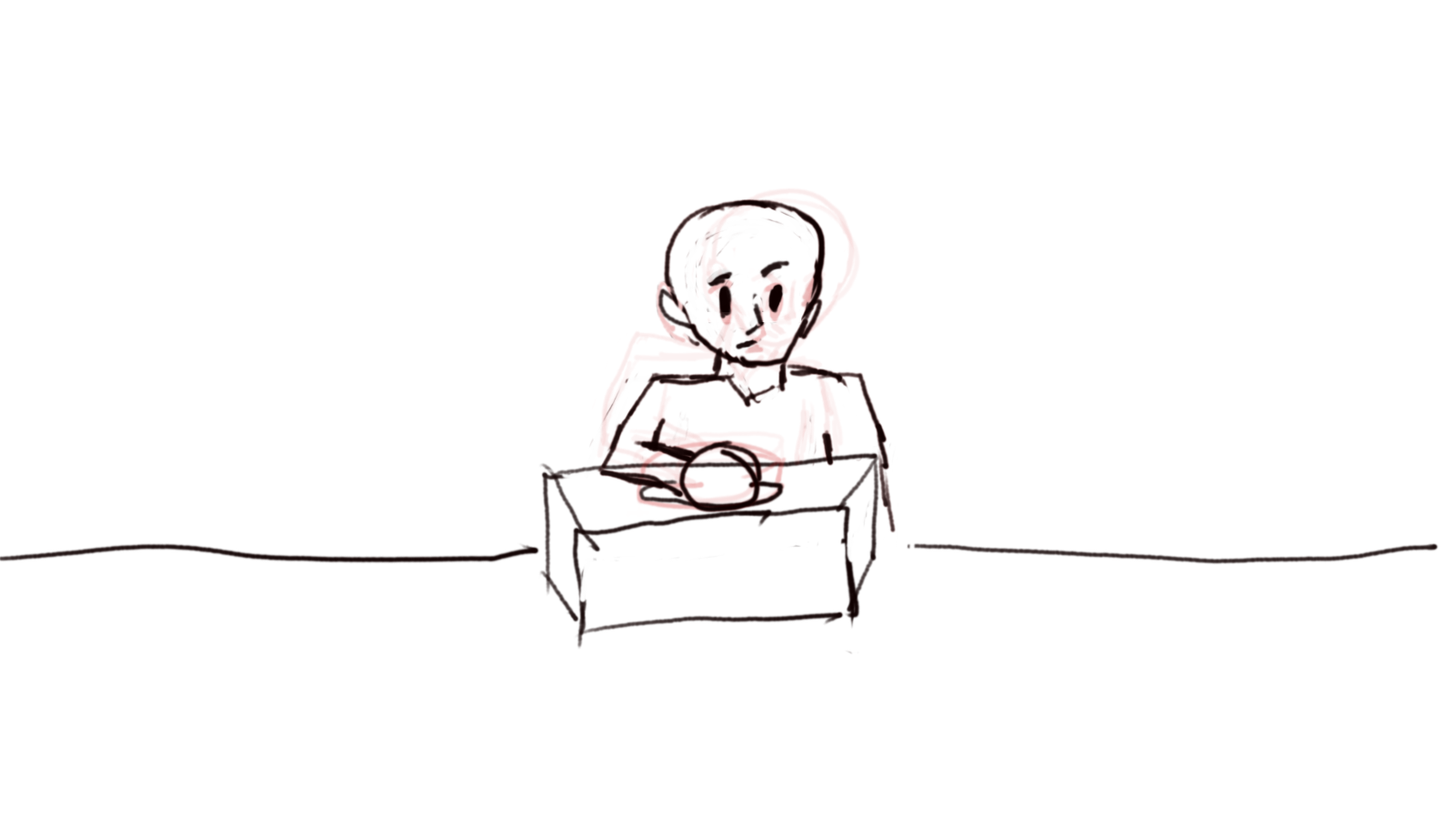
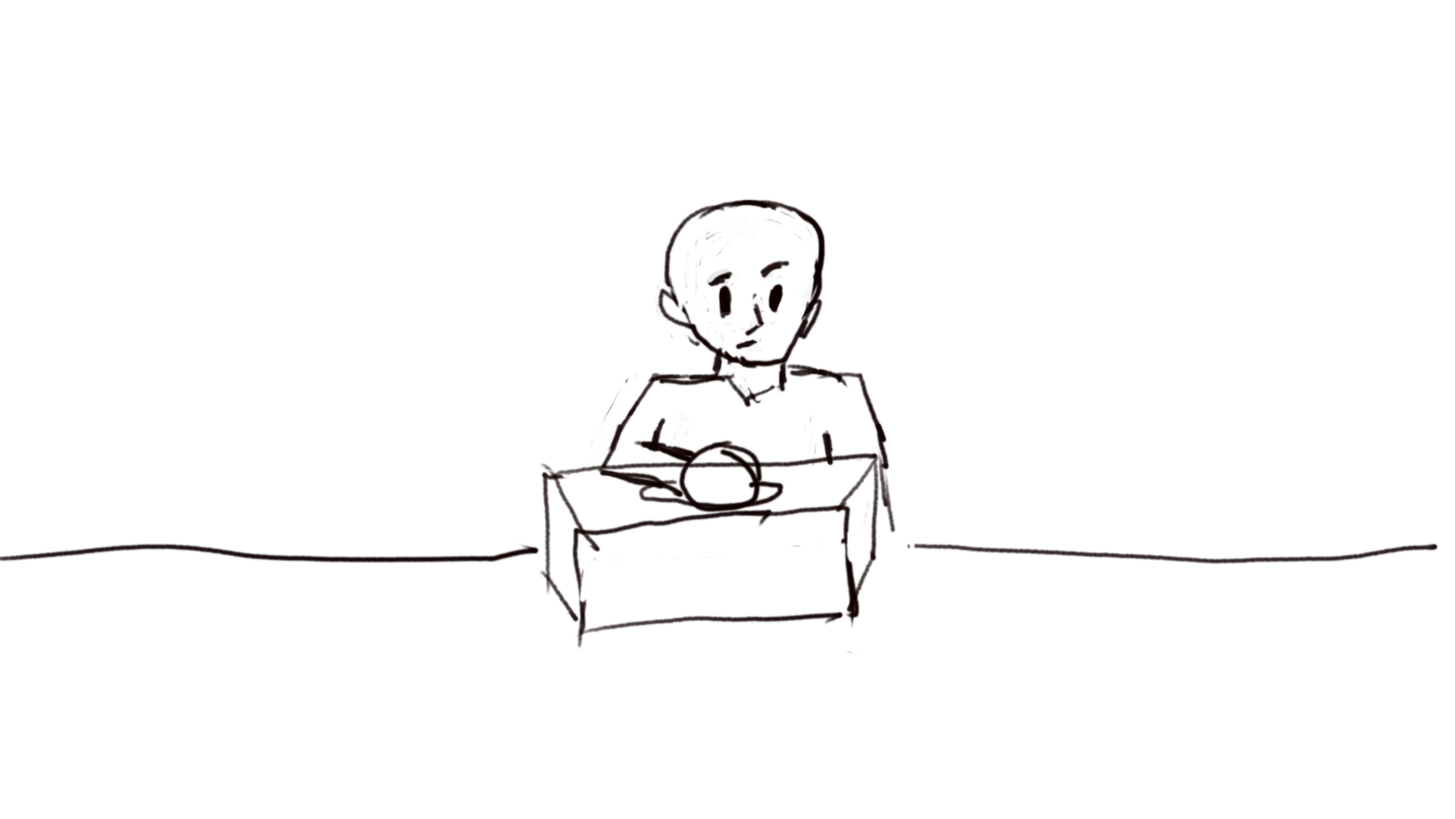
Layered file, before and after one edit (1455 × 819). Changes by layer:
painted on "Paint Layer 1" over [590, 187, 896, 534]
painted on "Button" over [590, 407, 815, 514]
painted on "Button case" over [590, 407, 896, 534]
